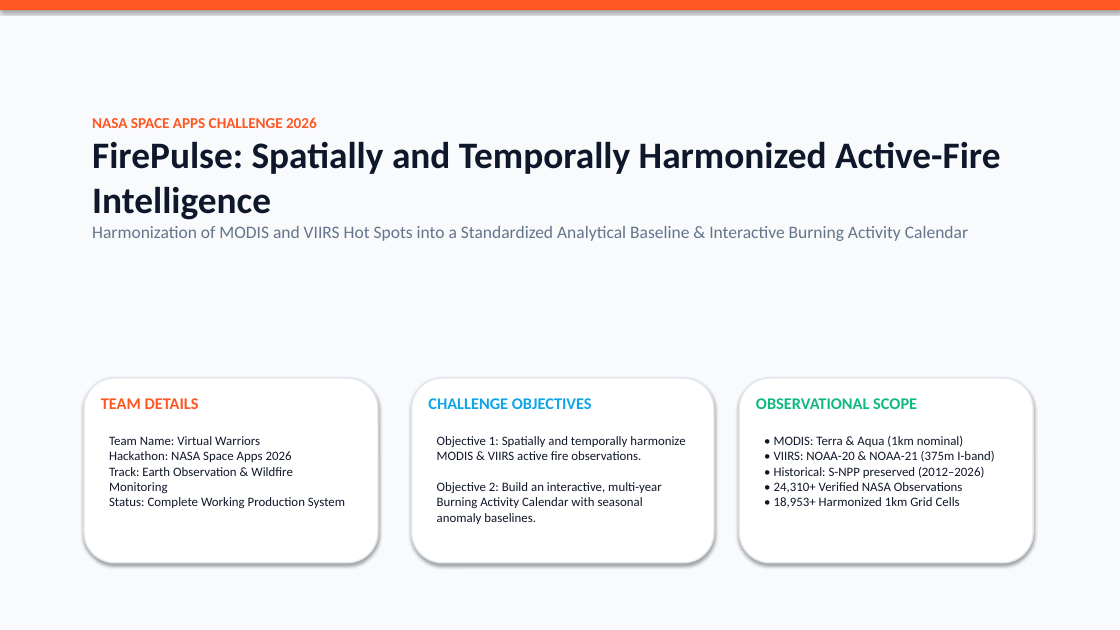
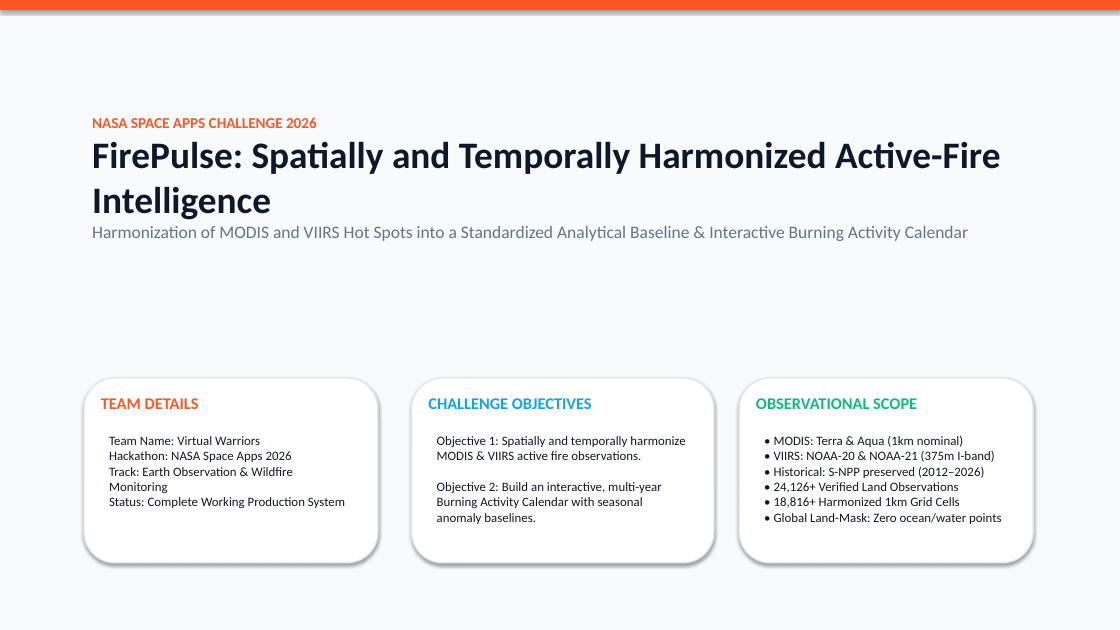
Before and after one commit to DEEPAK-47-S/Harmonization-of-MODIS-and-VIIRS-Hot-Spots, a slide deck: slide 1 of FirePulse_NASA_Space_Apps_2026.pptx. Drawn at 1120x630 pixels with LibreOffice and Linux fonts; fonts in the diff are those of the drawing. Boxes give left, top, right and bottom in pixels: in the first picture for what was removed or moved away, otherwise in the second. Text is boxed around its words. In the diff, an @@ line names an element or a change of style, - is before the commit and + after.

Commit message:
fix(map,modal,water): fix modal z-index with portal, filter water points with global-land-mask, add instant hover tooltips

```diff
--- a/FirePulse_NASA_Space_Apps_2026.pptx
+++ b/FirePulse_NASA_Space_Apps_2026.pptx
@@ text at [774,436,1001,524]: text changed @@
-• MODIS: Terra & Aqua (1km nominal)
-• VIIRS: NOAA-20 & NOAA-21 (375m I-band)
-• Historical: S-NPP preserved (2012–2026)
-• 24,310+ Verified NASA Observations
-• 18,953+ Harmonized 1km Grid Cells
+• MODIS: Terra & Aqua (1km nominal)
+• VIIRS: NOAA-20 & NOAA-21 (375m I-band)
+• Historical: S-NPP preserved (2012–2026)
+• 24,126+ Verified Land Observations
+• 18,816+ Harmonized 1km Grid Cells
+• Global Land-Mask: Zero ocean/water points
```
Also in this commit, not shown: 8 other files.
